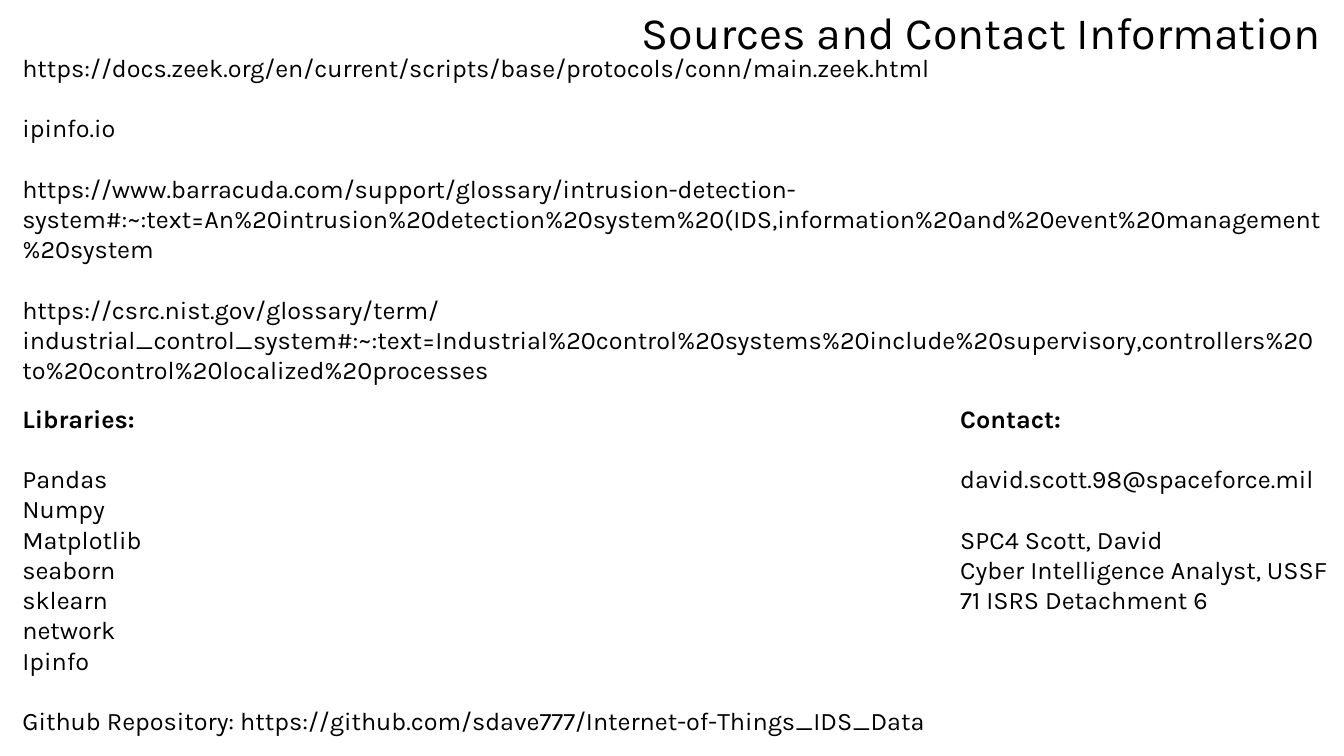
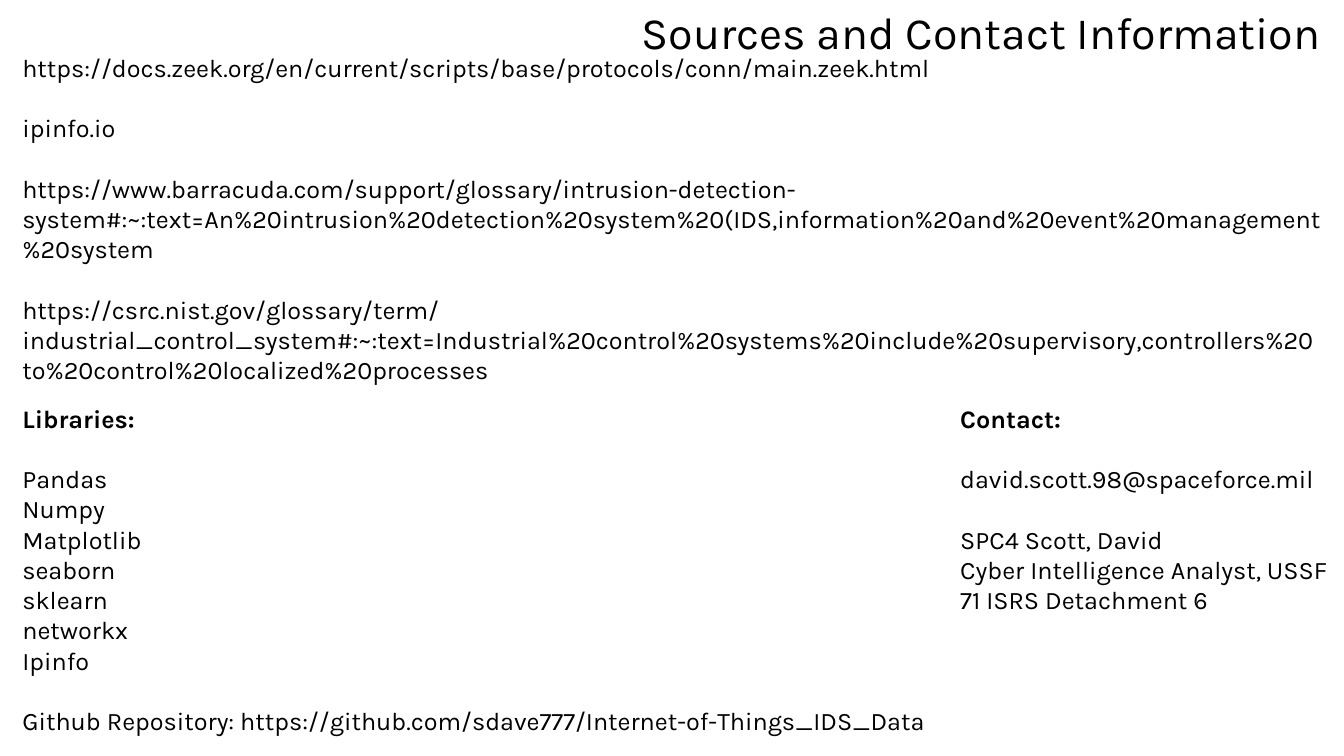
Before and after one commit to sdave777/Internet-of-Things_IDS_Data, a slide deck: slide 18 of Presentation.pptx. Drawn at 1344x756 pixels with LibreOffice and Linux fonts; fonts in the diff are those of the drawing; background and template pictures are left out. Boxes give left, top, right and bottom in pixels: in the first picture for what was removed or moved away, otherwise in the second. Text is boxed around its words. In the diff, an @@ line names an element or a change of style, - is before the commit and + after.

Commit message:
Typo

```diff
--- a/Presentation.pptx
+++ b/Presentation.pptx
@@ text at (x1=22, y1=591, x2=128, y2=640): text changed @@
-sklearn
-network
+sklearn
+networkx
```
Also in this commit, not shown: 1 other slide changed.
